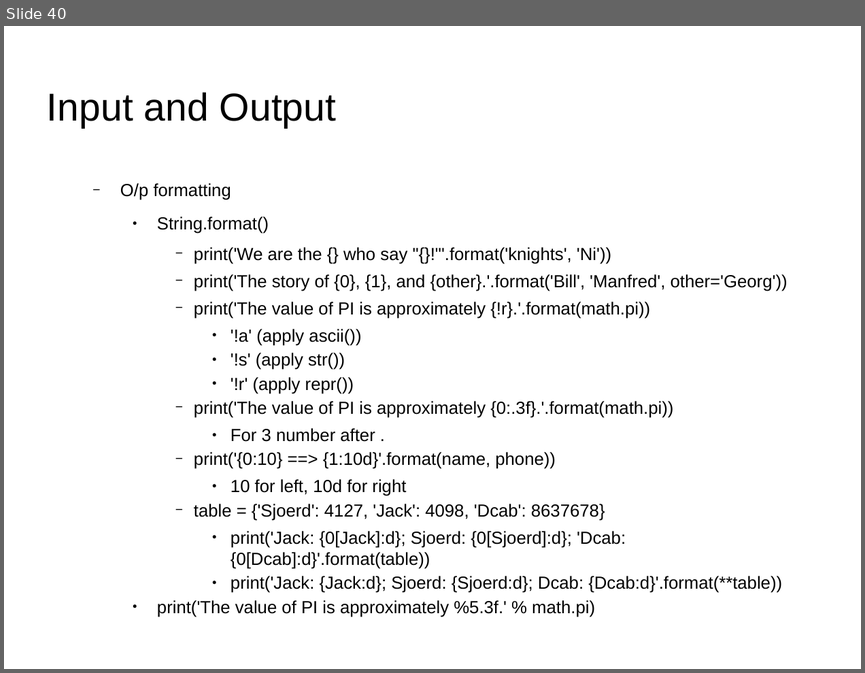
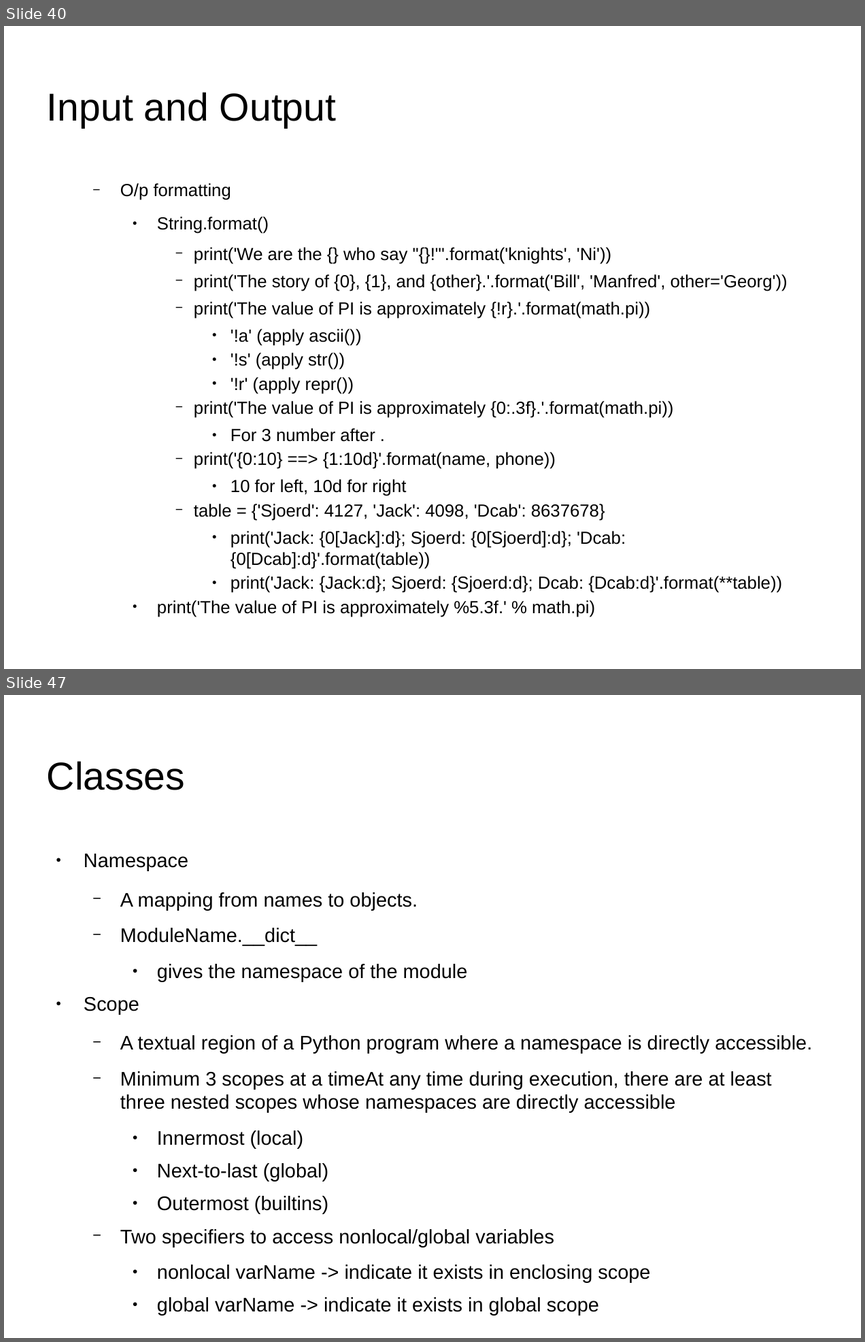
Before and after one commit to shikha-desai/Internship_PreWork, a slide deck: Python/Python_Notes.odp. Shown one above the other, each under a label of ours: slide 40 before the commit, slides 40 and 47 after it; the slides between them are not shown. The pictures are 865x673 and 865x1342 pixels, drawn with LibreOffice and Linux fonts; fonts in the diff are those of the drawing; background and template pictures are left out. Boxes give left, top, right and bottom in pixels: in the first picture for what was removed or moved away, otherwise in the second. Text is boxed around its words. In the diff, an @@ line names an element or a change of style, - is before the commit and + after.

Commit message:
Completed Basic Python tutorial

```diff
--- a/Python/Python_Notes.odp
+++ b/Python/Python_Notes.odp
@@ slide 47 added at (4,695,861,1338), background picture (left out) @@
@@ title added at (47,761,185,790), 36 pt, text #000000 @@
+Classes
@@ text added at (84,853,812,1315), 18.2 pt, text #000000 @@
+● Namespace
+  − A mapping from names to objects.
+  − ModuleName.__dict__
+    ● gives the namespace of the module
+● Scope
+  − A textual region of a Python program where a namespace is directly accessible.
+  − Minimum 3 scopes at a timeAt any time during execution, there are at least three nested scopes whose namespaces are directly accessible
+    ● Innermost (local)
+    ● Next-to-last (global)
+    ● Outermost (builtins)
+  − Two specifiers to access nonlocal/global variables
+    ● nonlocal varName -> indicate it exists in enclosing scope
+    ● global varName -> indicate it exists in global scope
```
Also in this commit, not shown: 14 other slides added, 2 other files.
